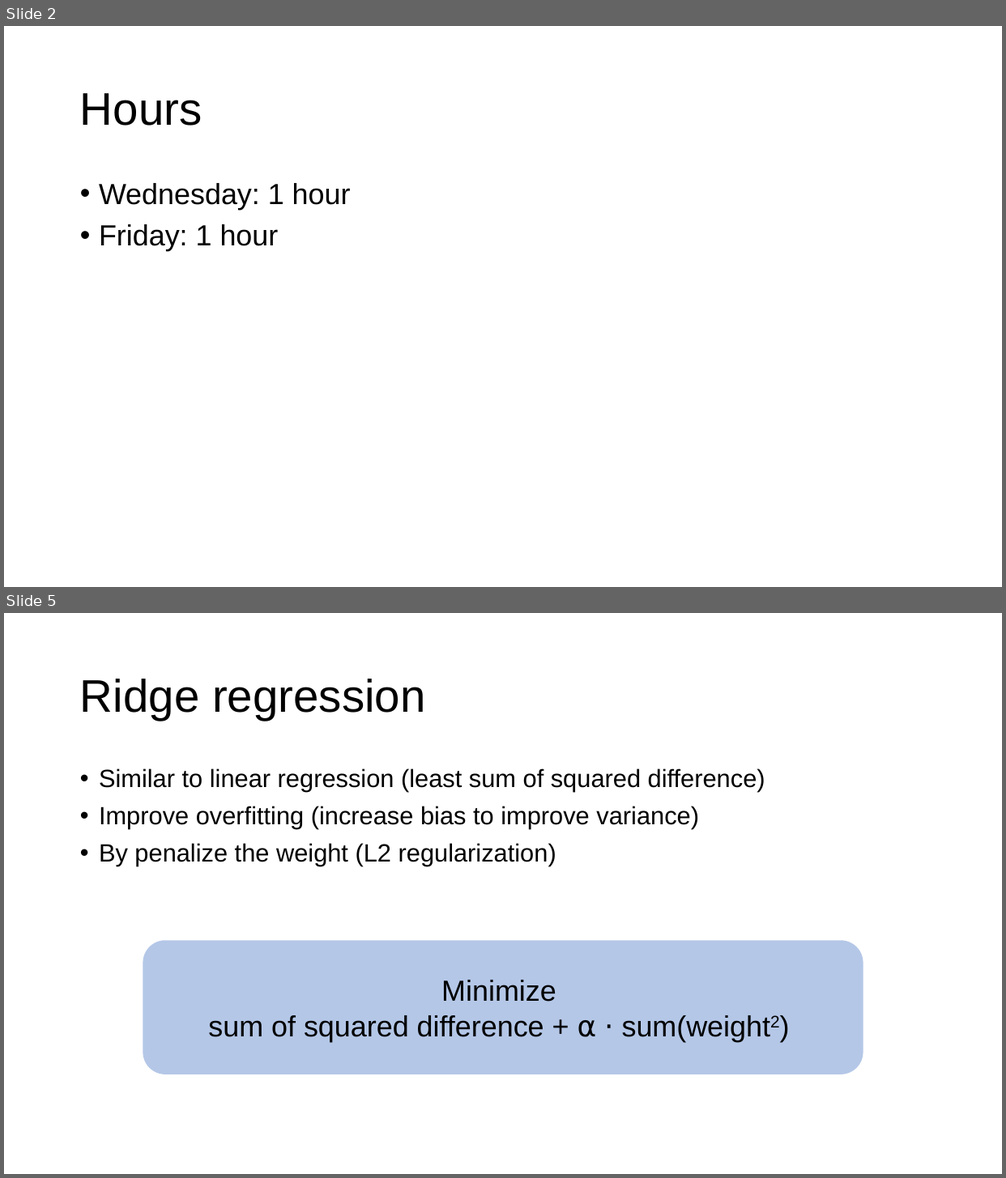
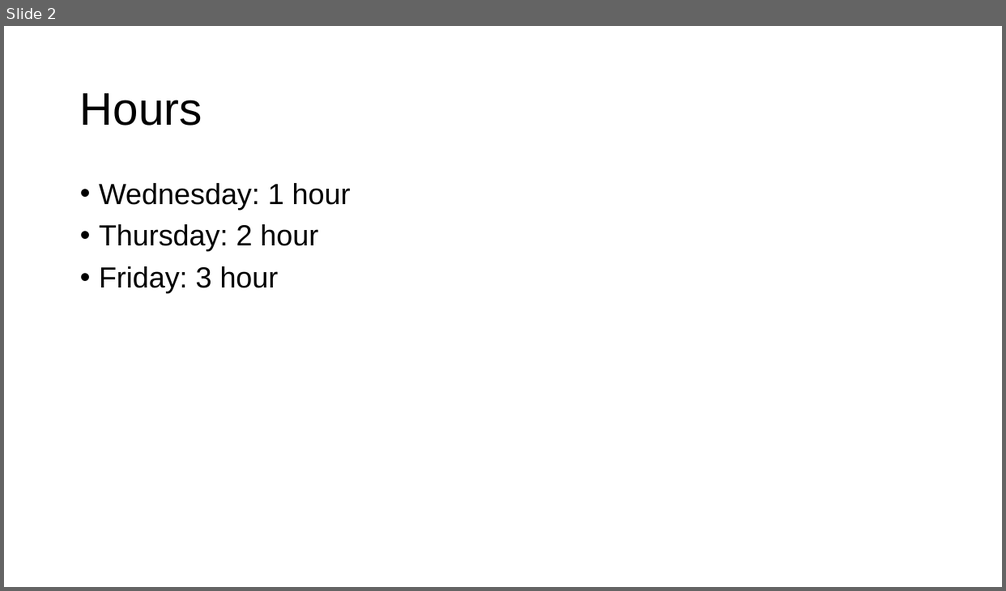
Before and after one commit to Top34051/foundry-model, a slide deck: slides/2021_03_05_Burapacheep.pptx. Shown one above the other, each under a label of ours: slides 2 and 5 before the commit, slide 2 after it; the slides between them are not shown. The pictures are 1006x1178 and 1006x591 pixels, drawn with LibreOffice and Linux fonts; fonts in the diff are those of the drawing. Boxes give left, top, right and bottom in pixels: in the first picture for what was removed or moved away, otherwise in the second. Text is boxed around its words. In the diff, an @@ line names an element or a change of style, - is before the commit and + after.

```diff
--- a/slides/2021_03_05_Burapacheep.pptx
+++ b/slides/2021_03_05_Burapacheep.pptx
@@ slide 5 removed at (4, 613, 1002, 1174), background #FFFFFF @@
@@ title removed at (80, 679, 426, 720) @@
-Ridge regression
@@ text removed at (99, 769, 765, 867) @@
-• Similar to linear regression (least sum of squared difference)
-• Improve overfitting (increase bias to improve variance)
-• By penalize the weight (L2 regularization)
@@ rounded rectangle removed at (143, 941, 863, 1075) @@
-Minimize
-sum of squared difference + ⍺ ⋅ sum(weight2)
@@ slide 2 changed as well @@
@@ text at (99, 224, 318, 293): text changed @@
-• Friday: 1 hour
+• Thursday: 2 hour
+• Friday: 3 hour
```
Also in this commit, not shown: 1 other slide changed, 5 slides added, 6 other slides removed, 4 other files.
